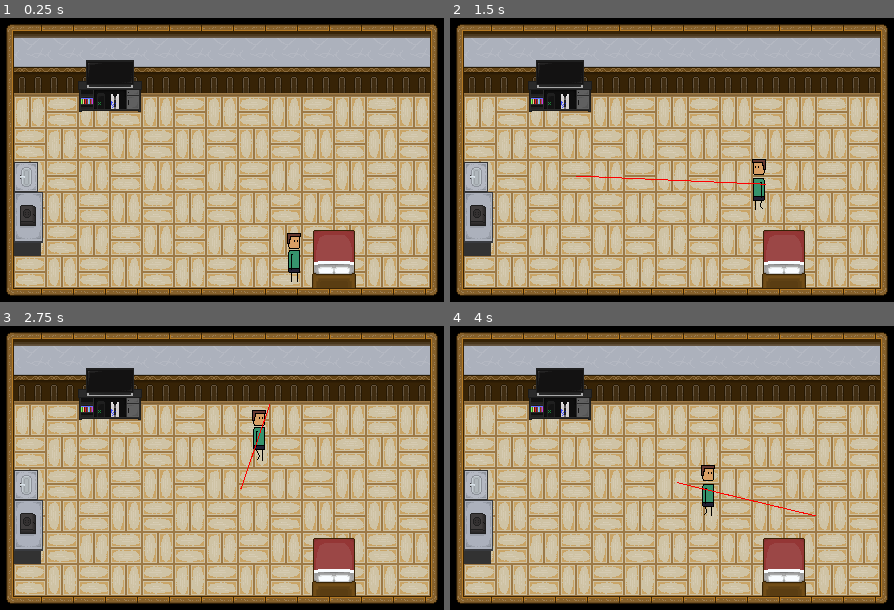
Above: before the commit, frames 1-4 (two rows, left to right).
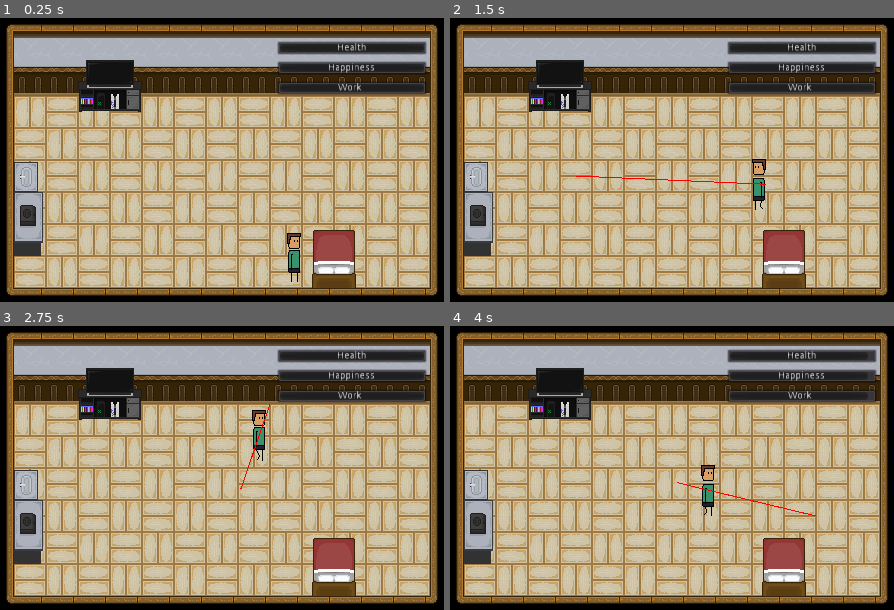
Above: after the commit, the same moments.

Repository: sun-wise-man/work-from-home
Game: Godot game, scene res://scenes/main.tscn
Same seed, same stepped clock (60 frames per second), same inputs: the game is played once before the commit and once after it.
Inputs (mouse positions are in pixels of both pictures, inside the frame that each line leads up to):
- Up to frame 1 (0.25 s): no input
- Up to frame 2 (1.5 s): tap Enter at 0.5 s; move the mouse to (778, 142) at 0.52 s; click (778, 142) at 0.67 s; move the mouse to (574, 177) at 1.27 s; click (574, 177) at 1.42 s
- Up to frame 3 (2.75 s): move the mouse to (270, 397) at 2.02 s; click (270, 397) at 2.17 s
- Up to frame 4 (4 s): move the mouse to (649, 533) at 2.77 s; click (649, 533) at 2.92 s; move the mouse to (814, 516) at 3.52 s; click (814, 516) at 3.67 s

The runs differ from the first frame. In frame 1, 4.5% of the frame differs, in the area x 62-97%, y 8-28%; in frame 2, 4.5%; in frame 3, 4.5%; in frame 4, 4.5%.

Commit message:
re-added activity

Diff:
--- /dev/null
+++ b/scenes/Activity.gd
@@ -0,0 +1,13 @@
+extends Node
+
+export (String) var activity_type
+export (String) var activity_name
+export (int) var activity_gain
+
+
+func _on_Area2D_mouse_entered():
+	get_parent().get_activity_hover(activity_type, activity_name, activity_gain)
+
+
+func _on_Area2D_mouse_exited():
+	get_parent().get_activity_hover("null", "null", 0)
--- a/scenes/Main.gd
+++ b/scenes/Main.gd
@@ -1,12 +1,31 @@
 extends Node2D
 
+
+export (float) var seconds_per_hour = 10.0
 signal hour_pass
 var timer
 var time_coroutine
+var activity_hover : String
+var activity_name_hover : String
+var activity_gain_hover : int
+var activity_fix : String
+var activity_name_fix : String
+var activity_gain_fix : int
+var is_working : bool = false
 
 func _input(event):
 	if event is InputEventMouseButton:
 		if event.button_index == BUTTON_LEFT and event.pressed:
+			is_working = false
+			reset_element_decrease()
+			if activity_hover != "null":
+				activity_fix = activity_hover
+				activity_name_fix = activity_name_hover
+				activity_gain_fix = activity_gain_hover
+			else:
+				activity_fix = "null"
+				activity_name_fix = "null"
+				activity_gain_fix = 0
 			var path = $Navigation2D.get_simple_path($Player.position, event.position)
 			$Player.take_path(path)
 			$Line2D.points = path
@@ -16,5 +35,33 @@
 
 func time_moving():
 	while true:
-		yield(get_tree().create_timer(10.0), "timeout")
+		yield(get_tree().create_timer(seconds_per_hour), "timeout")
 		emit_signal("hour_pass")
+
+func get_activity_hover(activity_type, activity_name, gain):
+	activity_hover = activity_type
+	activity_name_hover = activity_name
+	activity_gain_hover = gain
+
+
+func _on_Player_path_done():
+	if activity_fix != "null":
+		is_working = true
+
+
+func _on_World_hour_pass():
+	if is_working:
+		if activity_fix == "Health":
+			$HealthBar.value += activity_gain_fix
+			$HealthBar.is_decreasing = false
+		elif activity_fix == "Happiness":
+			$HappinessBar.value += activity_gain_fix
+			$HappinessBar.is_decreasing = false
+		elif activity_fix == "Work":
+			$WorkBar.value += activity_gain_fix
+			$WorkBar.is_decreasing = false
+
+func reset_element_decrease():
+	$HealthBar.is_decreasing = true
+	$HappinessBar.is_decreasing = true
+	$WorkBar.is_decreasing = true
--- a/scenes/action_movement.gd
+++ b/scenes/action_movement.gd
@@ -3,6 +3,7 @@
 export (int) var speed = 50
 
 var idle = true
+signal path_done
 
 # Untuk menyimpan runtutan perjalanan
 var path : = PoolVector2Array()
@@ -23,6 +24,7 @@
 			path.remove(0)
 			if path.size() == 0:
 				$AnimatedSprite.play("idle")
+				emit_signal("path_done")
 			flip_char()
 		# Update the distance to walk
 		distance_to_walk -= distance_to_next_point
--- a/scenes/main.tscn
+++ b/scenes/main.tscn
@@ -16,6 +16,7 @@
 [ext_resource path="res://sprites/Cooking_64x.png" type="Texture" id=14]
 [ext_resource path="res://sprites/Console_64x.png" type="Texture" id=15]
 [ext_resource path="res://sprites/Kitchen Sink_64x.png" type="Texture" id=16]
+[ext_resource path="res://scenes/Activity.gd" type="Script" id=17]
 
 [sub_resource type="SpriteFrames" id=1]
 animations = [ {
@@ -656,8 +657,18 @@
 43/shapes = [  ]
 43/z_index = 1
 
+[sub_resource type="RectangleShape2D" id=5]
+extents = Vector2( 22.5005, 29.868 )
+
+[sub_resource type="RectangleShape2D" id=6]
+extents = Vector2( 15.1971, 25.9756 )
+
+[sub_resource type="RectangleShape2D" id=7]
+extents = Vector2( 31.4745, 26.2661 )
+
 [node name="World" type="Node2D"]
 script = ExtResource( 10 )
+seconds_per_hour = 3.0
 
 [node name="Player" type="KinematicBody2D" parent="."]
 position = Vector2( 312, 256 )
@@ -687,9 +698,10 @@
 default_color = Color( 1, 0, 0, 1 )
 
 [node name="HealthBar" type="ProgressBar" parent="."]
-visible = false
-margin_right = 150.0
-margin_bottom = 14.0
+margin_left = 294.531
+margin_top = 40.7893
+margin_right = 444.531
+margin_bottom = 54.7893
 step = 1.0
 value = 100.0
 percent_visible = false
@@ -708,10 +720,10 @@
 align = 1
 
 [node name="HappinessBar" type="ProgressBar" parent="."]
-visible = false
-margin_top = 20.0
-margin_right = 150.0
-margin_bottom = 34.0
+margin_left = 294.531
+margin_top = 60.7893
+margin_right = 444.531
+margin_bottom = 74.7893
 step = 1.0
 value = 100.0
 percent_visible = false
@@ -733,11 +745,10 @@
 }
 
 [node name="WorkBar" type="ProgressBar" parent="."]
-visible = false
-margin_left = 0.841843
-margin_top = 40.6892
-margin_right = 150.842
-margin_bottom = 54.6892
+margin_left = 295.373
+margin_top = 81.4785
+margin_right = 445.373
+margin_bottom = 95.4785
 step = 1.0
 value = 100.0
 percent_visible = false
@@ -764,22 +775,60 @@
 format = 1
 tile_data = PoolIntArray( 0, 41, 0, 1, 32, 0, 2, 32, 0, 3, 32, 0, 4, 32, 0, 5, 32, 0, 6, 32, 0, 7, 32, 0, 8, 32, 0, 9,  …(1994 unchanged characters)…
 
-[node name="Bed" type="Sprite" parent="TileMap-Floor-Wall"]
+[node name="Bed" type="Sprite" parent="."]
 position = Vector2( 351, 256 )
 texture = ExtResource( 13 )
-
-[node name="Stove" type="Sprite" parent="TileMap-Floor-Wall"]
+script = ExtResource( 17 )
+activity_type = "Health"
+activity_name = "Bed"
+activity_gain = 4
+
+[node name="Area2D" type="Area2D" parent="Bed"]
+
+[node name="CollisionShape2D" type="CollisionShape2D" parent="Bed/Area2D"]
+position = Vector2( 0.668182, 2.89545 )
+shape = SubResource( 5 )
+
+[node name="Stove" type="Sprite" parent="."]
 position = Vector2( 64, 224 )
 texture = ExtResource( 14 )
-
-[node name="Console" type="Sprite" parent="TileMap-Floor-Wall"]
+script = ExtResource( 17 )
+activity_type = "Health"
+activity_name = "Stove"
+activity_gain = 4
+
+[node name="Area2D" type="Area2D" parent="Stove"]
+
+[node name="CollisionShape2D" type="CollisionShape2D" parent="Stove/Area2D"]
+position = Vector2( -17.1474, -6.7175 )
+shape = SubResource( 6 )
+
+[node name="Console" type="Sprite" parent="."]
 position = Vector2( 128, 80 )
 z_index = -1
 texture = ExtResource( 15 )
-
-[node name="Sink" type="Sprite" parent="TileMap-Floor-Wall"]
+script = ExtResource( 17 )
+activity_type = "Happiness"
+activity_name = "Console"
+activity_gain = 4
+
+[node name="Area2D" type="Area2D" parent="Console"]
+
+[node name="CollisionShape2D" type="CollisionShape2D" parent="Console/Area2D"]
+position = Vector2( 0.235977, 6.37115 )
+shape = SubResource( 7 )
+
+[node name="Sink" type="Sprite" parent="."]
 position = Vector2( 64, 160 )
 texture = ExtResource( 16 )
+[connection signal="hour_pass" from="." to="." method="_on_World_hour_pass"]
 [connection signal="hour_pass" from="." to="HealthBar" method="_on_World_hour_pass"]
+[connection signal="hour_pass" from="." to="WorkBar" method="_on_World_hour_pass"]
 [connection signal="hour_pass" from="." to="HappinessBar" method="_on_World_hour_pass"]
-[connection signal="hour_pass" from="." to="WorkBar" method="_on_World_hour_pass"]
+[connection signal="path_done" from="Player" to="." method="_on_Player_path_done"]
+[connection signal="mouse_entered" from="Bed/Area2D" to="Bed" method="_on_Area2D_mouse_entered"]
+[connection signal="mouse_exited" from="Bed/Area2D" to="Bed" method="_on_Area2D_mouse_exited"]
+[connection signal="mouse_entered" from="Stove/Area2D" to="Stove" method="_on_Area2D_mouse_entered"]
+[connection signal="mouse_exited" from="Stove/Area2D" to="Stove" method="_on_Area2D_mouse_exited"]
+[connection signal="mouse_entered" from="Console/Area2D" to="Console" method="_on_Area2D_mouse_entered"]
+[connection signal="mouse_exited" from="Console/Area2D" to="Console" method="_on_Area2D_mouse_exited"]
Not shown: 1 places in scenes/main.tscn that only renumber resources
